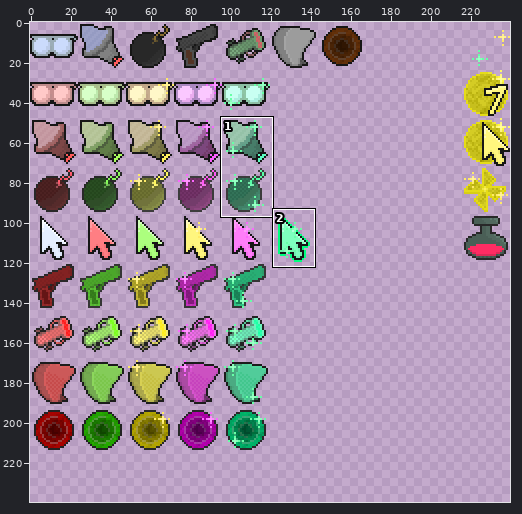
Two versions of one sprite sheet, SMS_upgSheet.png. Above: a wide view before the commit, with the close-up outlined.
Close-up. Before the commit:
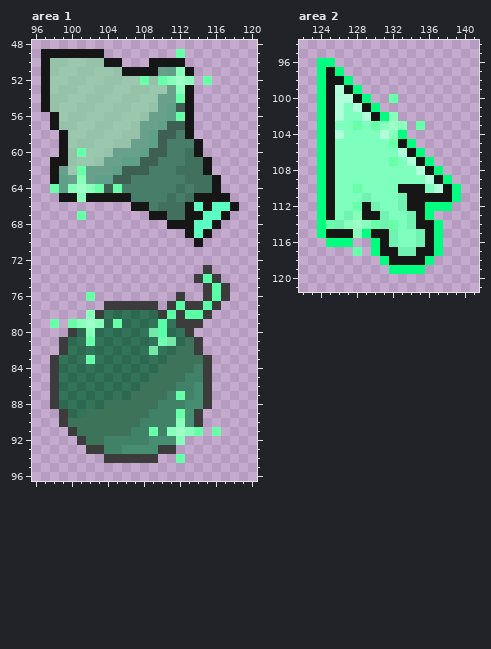
The file is 480x432 pixels, drawn in blocks of 2x2; one block is one cell here. Colours within 5 levels of each other are drawn and written as one. Shown: area 1: x 96..120, y 48..96; area 2: x 122..141, y 94..121. The old version is drawn lined up with the new one, on the new canvas. The commit also changed other parts of the picture, which this record leaves out.
The same view after the edit:
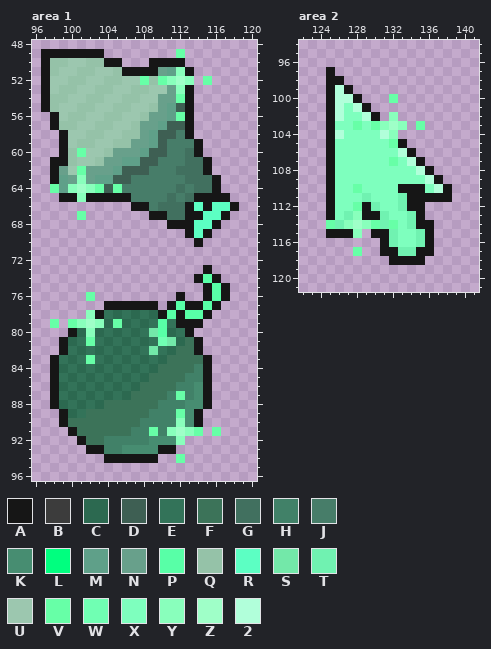
Palette (. is transparent): A #161616  B #3c3c3c  C #2c6950  D #3e5f53  E #337359  F #3c7359  G #41705f  H #418168  J #477d69  K #478d71  L #00ff7f  M #5fa089  N #68a08b  P #58ffa7  Q #95c2a8  R #5cffc3  S #73e8a9  T #70f2b1  U #9cc7af  V #67ffa7  W #70ffb3  X #7effbe  Y #89ffbc  Z #9fffc8  2 #b1ffda
Diff:
canvas 240x216 -> 240x240
Area 1:
y 73: x 115 B -> A
y 74: x 114 B -> A; x 116 B -> A
y 75: x 115 B -> A; x 117 B -> A
y 76: x 112 B -> A; x 115 B -> A; x 117 B -> A
y 77: x 104..109 BBBBBB -> AAAAAA; x 111 B -> A; x 113..114 BB -> AA; x 116 B -> A
y 78: x 103 B -> A; x 110 B -> A; x 112 B -> A; x 115 B -> A
y 79: x 112..114 BBB -> AAA
y 80: x 100 B -> A; x 113 B -> A
y 81..82: x 99 B -> A; x 114 B -> A
y 83..88: x 98 B -> A; x 115 B -> A
y 89..90: x 99 B -> A; x 114 B -> A
y 91: x 100 B -> A
y 92: x 101 B -> A
y 93: x 102..103 BB -> AA; x 110..111 BB -> AA
y 94: x 104..109 BBBBBB -> AAAAAA
Area 2:
y 96: x 124..125 LL -> ..
y 97: x 124 L -> .; x 126 L -> .
y 98: x 124 L -> .; x 127 L -> .
y 99: x 124 L -> .; x 128 L -> .
y 100: x 124 L -> .; x 129 L -> .
y 101: x 124 L -> .; x 130 L -> .
y 102: x 124 L -> .; x 131 L -> .
y 103: x 124 L -> .
y 104: x 124 L -> .; x 133 L -> .
y 105: x 124 L -> .; x 134 L -> .
y 106: x 124 L -> .; x 135 L -> .
y 107: x 124 L -> .; x 136 L -> .
y 108: x 124 L -> .; x 137 L -> .
y 109: x 124 L -> .; x 138 L -> .
y 110..111: x 124 L -> .; x 139 L -> .
y 112: x 124 L -> .; x 136..138 LLL -> ...
y 113: x 124 L -> .; x 136 L -> .
y 114: x 124 L -> .; x 137 L -> .
y 115: x 124 L -> .; x 129 L -> .; x 137 L -> .
y 116: x 125..127 LLL -> ...; x 130 L -> .; x 137 L -> .
y 117: x 130 L -> .; x 137 L -> .
y 118: x 131 L -> .; x 136 L -> .
y 119: x 132..135 LLLL -> ....
Changed places in both close-ups, as pixel boxes (x1, y1, x2, y2):
changed: (50, 265, 230, 463)
erased: (317, 58, 461, 274)
